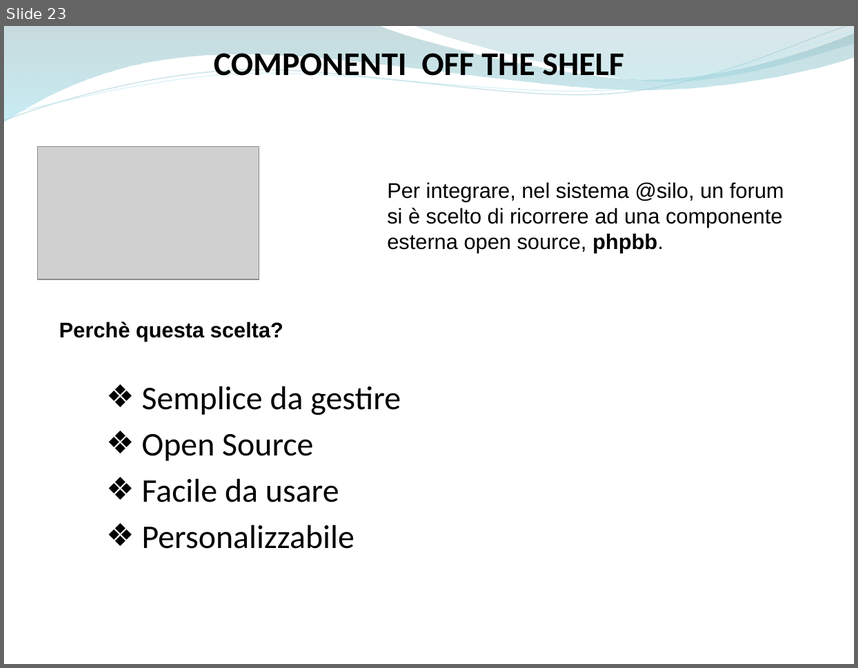
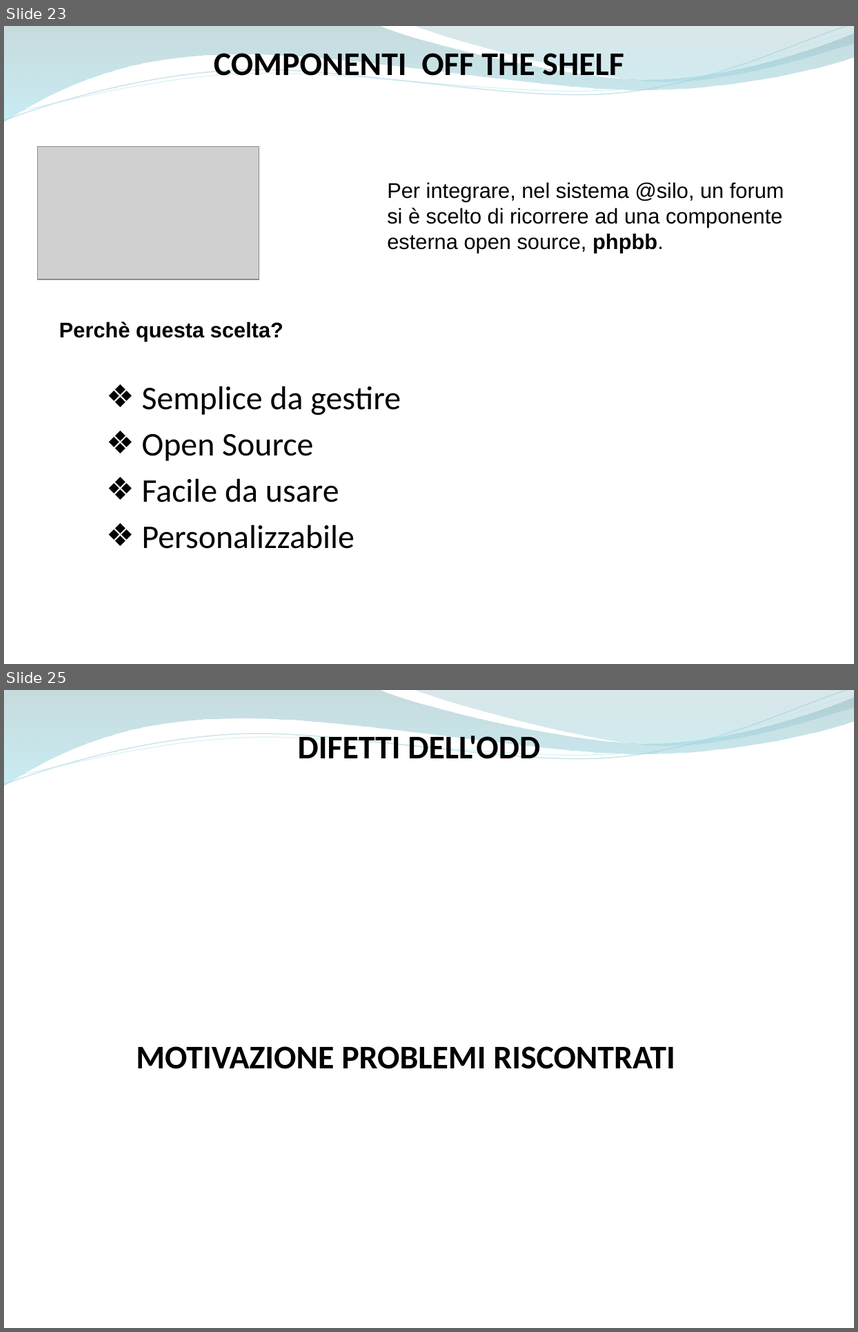
Before and after one commit to ammirate/at-silo, a slide deck: Presentazione/Atsilo3/Atsilo_H_PresentazionBozza1.odp. Shown one above the other, each under a label of ours: slide 23 before the commit, slides 23 and 25 after it; the slides between them are not shown. The pictures are 858x668 and 858x1332 pixels, drawn with LibreOffice and Linux fonts; fonts in the diff are those of the drawing; grey boxes stand for pictures. Boxes give left, top, right and bottom in pixels: in the first picture for what was removed or moved away, otherwise in the second. Text is boxed around its words. In the diff, an @@ line names an element or a change of style, - is before the commit and + after.

```diff
--- a/Presentazione/Atsilo3/Atsilo_H_PresentazionBozza1.odp
+++ b/Presentazione/Atsilo3/Atsilo_H_PresentazionBozza1.odp
@@ slide 25 added at (x1=4, y1=690, x2=854, y2=1328), background #FFFFFF; not listed: 4 template elements that a slide beside it also shows @@
@@ text added at (x1=298, y1=732, x2=540, y2=767), 28 pt, text #000000, bold @@
+DIFETTI DELL'ODD
@@ text added at (x1=136, y1=1046, x2=675, y2=1069), 28 pt, text #000000, bold @@
+MOTIVAZIONE PROBLEMI RISCONTRATI
```
Also in this commit, not shown: 1 slide changed, 2 other slides added, 1 other file.
